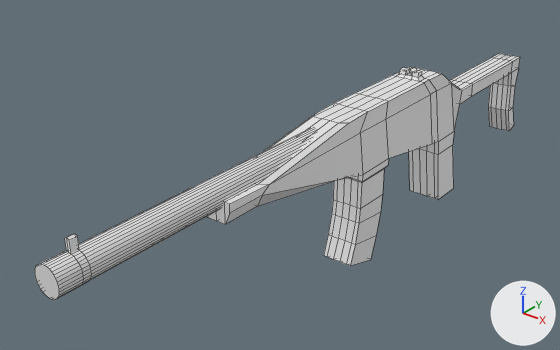
Two versions of the FBX model DeathChamberProject/Assets/Models/Mp69 Draft.fbx, one commit apart.
Before and after are seen from a 50 mm camera at (3.36, -6.66, 3.22) aimed at (-0.56, -1.76, 0.19). The lights are fixed; the arrows at lower right show +X, +Y and +Z. Mesh edges are drawn as thin lines. Vertices at the same position are counted once.
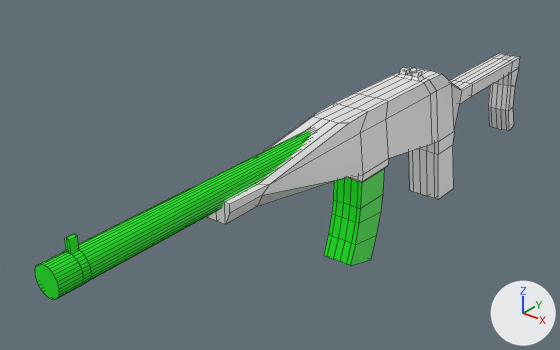
What changed in the scene script:
```text
Add mat_material:
    mat_material = principled_material('Material')
    mat_material.base_color = (0.8, 0.8, 0.8)  # white #e7e7e7
    mat_material.roughness = 0.4
Add mat_material_001:
    mat_material_001 = principled_material('Material.001')
    mat_material_001.base_color = (0.0, 0.8, 0.00509)  # green #00e710
Change me_cube_003:
    where me_cube_003.from_pydata(...)  # 438 vertices, 404 faces; spans x -0.17..0.17, y -4.58..1.89, z -0.66..0.96
    used by ob_cube_001; location = (0.0, 0.0, 0.0)
    me_cube_003 part 1: 71 of the faces centred in x -0.11..0.11, y -4.58..-4.35, z 0.63..0.95 switch from no material to mat_material_001 (green #00e710)
    me_cube_003 part 2: 54 of the faces centred in x -0.15..0.15, y -1.77..-1.14, z -0.61..0.74 switch from no material to mat_material_001 (green #00e710)
    me_cube_003 part 3: 32 of the faces centred in x -0.11..0.11, y -3.06, z 0.63..0.85 switch from no material to mat_material_001 (green #00e710)
    add me_cube_003.materials.append(mat_material)  # white #e7e7e7
```

Where the change shows, as pixel boxes [x1, y1, x2, y2] in the pictures (560 x 350 px):
part 1 of me_cube_003, recoloured (white to green)
    both: [35, 234, 92, 300]
part 2 of me_cube_003, recoloured (white to green)
    both: [324, 169, 384, 266]
part 3 of me_cube_003, recoloured (white to green)
    both: [79, 131, 312, 280]
